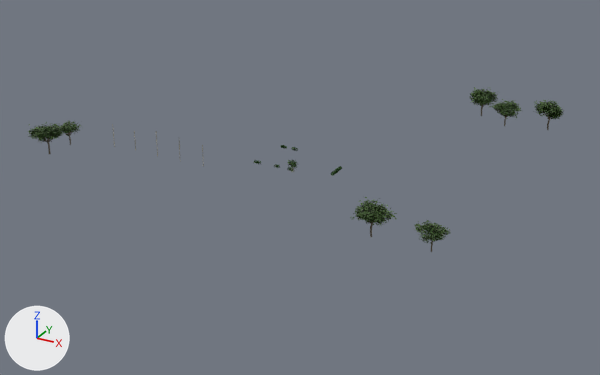
Renders of the glTF model modelo/vegetacion.glb from each side of a commit.
Before and after are seen from a camera (50 mm lens) standing at (199.0, -361.0, 166.0) and looking at (8.0, -13.0, -8.0). Arrows for +X, +Y and +Z are at lower left; the lights stay in place. The first picture is the older version. Where no turn or scale is listed for an object, it has been applied to the vertices.

Names of what the first picture shows: 'V016 broadleaf shade 0', 'V016 broadleaf shade 1', 'V016 broadleaf shade 2', 'V016 broadleaf shade 3', 'V016 broadleaf shade 4', 'V016 broadleaf shade 5', 'V016 broadleaf shade 6', 'V016 tropical tree bark' and 1 more.
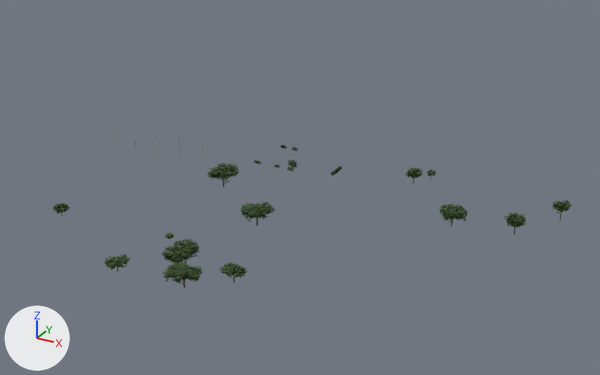
Where the change shows, as pixel boxes [x1, y1, x2, y2] in the pictures (600 x 375 px):
'V018 real tree broadleaf 0', added: after [54, 164, 569, 281]
'V018 real tree broadleaf 6', added: after [55, 164, 573, 283]
'V018 real tree broadleaf 2', added: after [52, 164, 570, 284]
'V018 real tree broadleaf 3', added: after [54, 164, 571, 281]
'V018 real tree broadleaf 1', added: after [53, 163, 571, 283]
'V018 real tree broadleaf 4', added: after [56, 163, 571, 281]
'V018 real tree broadleaf 5', added: after [53, 164, 570, 283]
'V016 broadleaf shade 5', deleted: before [31, 89, 562, 241]
'V016 broadleaf shade 1', deleted: before [28, 89, 560, 243]
'V016 broadleaf shade 3', deleted: before [33, 89, 562, 241]
'V016 broadleaf shade 6', deleted: before [31, 88, 563, 240]
'V016 broadleaf shade 2', deleted: before [29, 89, 564, 241]
'V016 broadleaf shade 0', deleted: before [30, 87, 563, 243]
'V016 broadleaf shade 4', deleted: before [29, 90, 563, 242]
'V016 tropical tree bark', deleted: before [39, 102, 551, 252]
'V018 real tree bark', added: after [61, 172, 565, 288]

Patch to the scene script:
```diff
--- a/modelo/vegetacion.glb.py
+++ b/modelo/vegetacion.glb.py
@@ ob_v016_tropical_tree_bark @@
-ob_v016_tropical_tree_bark = bpy.data.objects.new('V016 tropical tree bark', me_v016_tropical_tree_bark)
@@ ob_v016_broadleaf_shade_0 @@
-ob_v016_broadleaf_shade_0 = bpy.data.objects.new('V016 broadleaf shade 0', me_v016_broadleaf_shade_0)
@@ ob_v016_broadleaf_shade_1 @@
-ob_v016_broadleaf_shade_1 = bpy.data.objects.new('V016 broadleaf shade 1', me_v016_broadleaf_shade_1)
@@ ob_v016_broadleaf_shade_2 @@
-ob_v016_broadleaf_shade_2 = bpy.data.objects.new('V016 broadleaf shade 2', me_v016_broadleaf_shade_2)
@@ ob_v016_broadleaf_shade_3 @@
-ob_v016_broadleaf_shade_3 = bpy.data.objects.new('V016 broadleaf shade 3', me_v016_broadleaf_shade_3)
@@ ob_v016_broadleaf_shade_4 @@
-ob_v016_broadleaf_shade_4 = bpy.data.objects.new('V016 broadleaf shade 4', me_v016_broadleaf_shade_4)
@@ ob_v016_broadleaf_shade_5 @@
-ob_v016_broadleaf_shade_5 = bpy.data.objects.new('V016 broadleaf shade 5', me_v016_broadleaf_shade_5)
@@ ob_v016_broadleaf_shade_6 @@
-ob_v016_broadleaf_shade_6 = bpy.data.objects.new('V016 broadleaf shade 6', me_v016_broadleaf_shade_6)
@@ ob_v018_real_tree_broadleaf_6 @@
+ob_v018_real_tree_broadleaf_6 = bpy.data.objects.new('V018 real tree broadleaf 6', me_v018_real_tree_broadleaf_6)  # 6846 vertices, 2282 faces; spans x -105.0..105.0, y -79.0..79.0, z -5.0..5.0; in mat_v016_broadleaf_shade_6 (dark green #496532)
+ob_v018_real_tree_broadleaf_6.location = (38.0, -65.8, 6.6)
@@ ob_v018_real_tree_broadleaf_5 @@
+ob_v018_real_tree_broadleaf_5 = bpy.data.objects.new('V018 real tree broadleaf 5', me_v018_real_tree_broadleaf_5)  # 6690 vertices, 2230 faces; spans x -105.0..105.0, y -78.0..78.0, z -5.0..5.0; in mat_v016_broadleaf_shade_5 (dark green #45602f)
+ob_v018_real_tree_broadleaf_5.location = (37.4, -66.2, 6.5)
@@ ob_v018_real_tree_broadleaf_4 @@
+ob_v018_real_tree_broadleaf_4 = bpy.data.objects.new('V018 real tree broadleaf 4', me_v018_real_tree_broadleaf_4)  # 6879 vertices, 2293 faces; spans x -105.0..105.0, y -79.0..79.0, z -5.0..5.0; in mat_v016_broadleaf_shade_4 (dark green #405a2b)
+ob_v018_real_tree_broadleaf_4.location = (37.4, -65.7, 6.5)
@@ ob_v018_real_tree_broadleaf_3 @@
+ob_v018_real_tree_broadleaf_3 = bpy.data.objects.new('V018 real tree broadleaf 3', me_v018_real_tree_broadleaf_3)  # 7092 vertices, 2364 faces; spans x -105.0..105.0, y -79.0..79.0, z -5.0..5.0; in mat_v016_broadleaf_shade_3 (dark green #3a5427)
+ob_v018_real_tree_broadleaf_3.location = (37.9, -65.9, 6.9)
@@ ob_v018_real_tree_broadleaf_2 @@
+ob_v018_real_tree_broadleaf_2 = bpy.data.objects.new('V018 real tree broadleaf 2', me_v018_real_tree_broadleaf_2)  # 7410 vertices, 2470 faces; spans x -104.0..104.0, y -79.0..79.0, z -5.0..5.0; in mat_v016_broadleaf_shade_2 (dark green #354d22)
+ob_v018_real_tree_broadleaf_2.location = (37.9, -65.9, 6.4)
@@ ob_v018_real_tree_broadleaf_1 @@
+ob_v018_real_tree_broadleaf_1 = bpy.data.objects.new('V018 real tree broadleaf 1', me_v018_real_tree_broadleaf_1)  # 6690 vertices, 2230 faces; spans x -105.0..105.0, y -79.0..79.0, z -5.0..5.0; in mat_v016_broadleaf_shade_1 (dark green #2e461d)
+ob_v018_real_tree_broadleaf_1.location = (37.5, -65.8, 6.4)
@@ ob_v018_real_tree_broadleaf_0 @@
+ob_v018_real_tree_broadleaf_0 = bpy.data.objects.new('V018 real tree broadleaf 0', me_v018_real_tree_broadleaf_0)  # 7716 vertices, 2572 faces; spans x -105.0..105.0, y -78.0..78.0, z -5.0..5.0; in mat_v016_broadleaf_shade_0 (dark green #263d16)
+ob_v018_real_tree_broadleaf_0.location = (37.2, -66.2, 6.4)
@@ ob_v018_real_tree_bark @@
+ob_v018_real_tree_bark = bpy.data.objects.new('V018 real tree bark', me_v018_real_tree_bark)  # 6691 vertices, 8386 faces; spans x -104.0..104.0, y -77.0..77.0, z -5.0..5.0; in mat_v016_tropical_tree_bark (brown #635b4c)
+ob_v018_real_tree_bark.location = (37.8, -65.5, 4.9)
```
